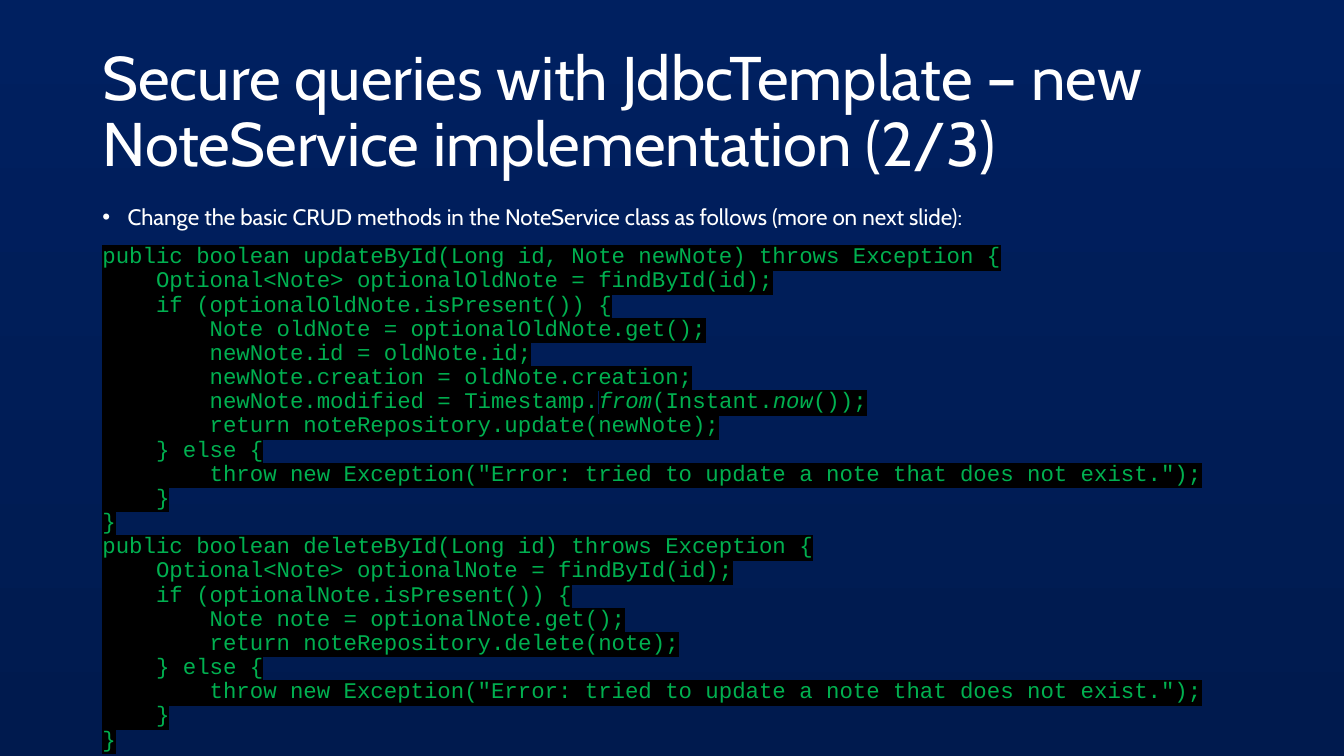
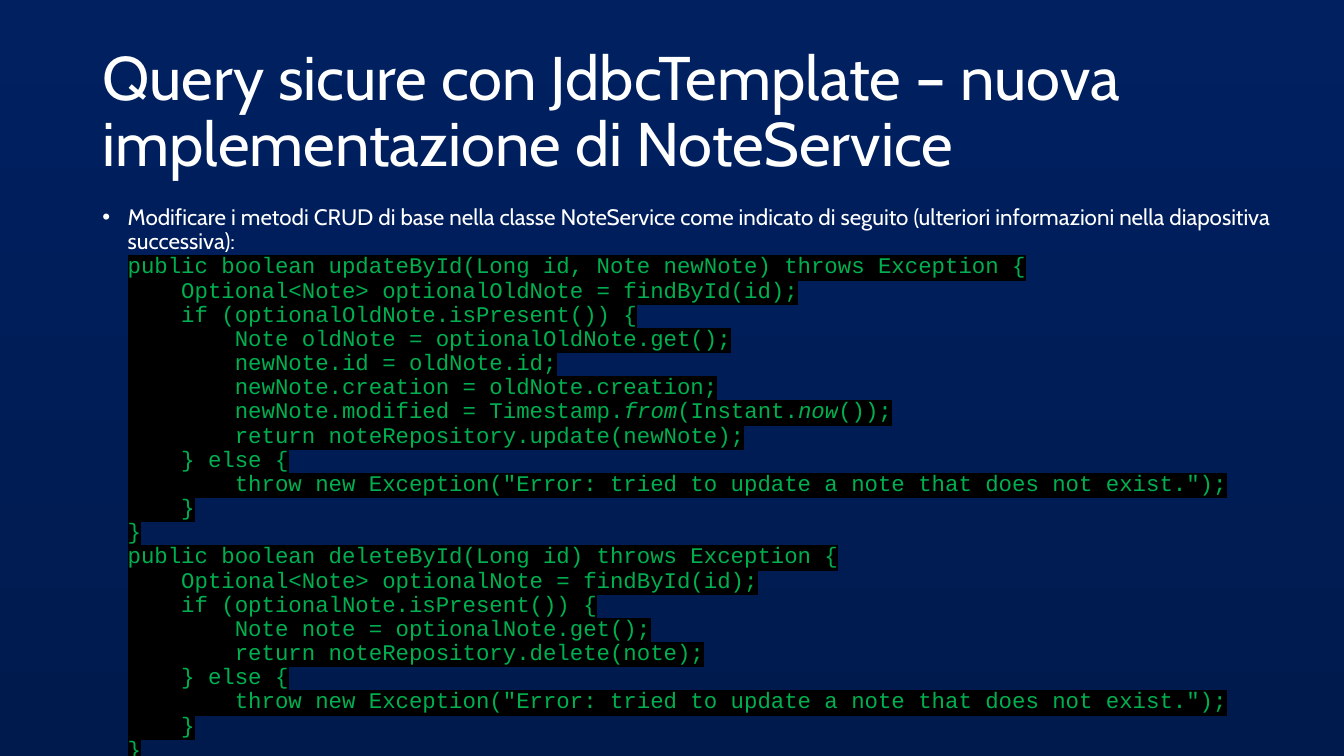
Before and after one commit to AlessandroS94/corso_21122022, a slide deck: slide 16 of Day 4/slide/Spring JDBC.pptx. Drawn at 1344x756 pixels with LibreOffice and Linux fonts; fonts in the diff are those of the drawing. Boxes give left, top, right and bottom in pixels: in the first picture for what was removed or moved away, otherwise in the second. Text is boxed around its words. In the diff, an @@ line names an element or a change of style, - is before the commit and + after.

```diff
--- a/Day 4/slide/Spring JDBC.pptx
+++ b/Day 4/slide/Spring JDBC.pptx
@@ title at bbox=[102, 53, 1120, 180]: text changed @@
-Secure queries with JdbcTemplate – new NoteService implementation (2/3)
+Query sicure con JdbcTemplate – nuova implementazione di NoteService
@@ text at bbox=[128, 208, 1269, 713]: text changed @@
-• Change the basic CRUD methods in the NoteService class as follows (more on next slide):
-public boolean updateById(Long id, Note newNote) throws Exception {
-Optional<Note> optionalOldNote = findById(id);
-if (optionalOldNote.isPresent()) {
-Note oldNote = optionalOldNote.get();
-newNote.id = oldNote.id;
-newNote.creation = oldNote.creation;
-newNote.modified = Timestamp.from(Instant.now());
-return noteRepository.update(newNote);
-} else {
-throw new Exception("Error: tried to update a note that does not exist.");
-}
-}
-public boolean deleteById(Long id) throws Exception {
-Optional<Note> optionalNote = findById(id);
-if (optionalNote.isPresent()) {
-Note note = optionalNote.get();
-return noteRepository.delete(note);
-} else {
-throw new Exception("Error: tried to update a note that does not exist.");
-}
-}
+• Modificare i metodi CRUD di base nella classe NoteService come indicato di seguito (ulteriori informazioni nella diapositiva successiva):
+  public boolean updateById(Long id, Note newNote) throws Exception {
+  Optional<Note> optionalOldNote = findById(id);
+  if (optionalOldNote.isPresent()) {
+  Note oldNote = optionalOldNote.get();
+  newNote.id = oldNote.id;
+  newNote.creation = oldNote.creation;
+  newNote.modified = Timestamp.from(Instant.now());
+  return noteRepository.update(newNote);
+  } else {
+  throw new Exception("Error: tried to update a note that does not exist.");
+  }
+  }
+  public boolean deleteById(Long id) throws Exception {
+  Optional<Note> optionalNote = findById(id);
+  if (optionalNote.isPresent()) {
+  Note note = optionalNote.get();
+  return noteRepository.delete(note);
+  } else {
+  throw new Exception("Error: tried to update a note that does not exist.");
+  }
+  }
```
Also in this commit, not shown: 24 other slides changed, 7 other files.
